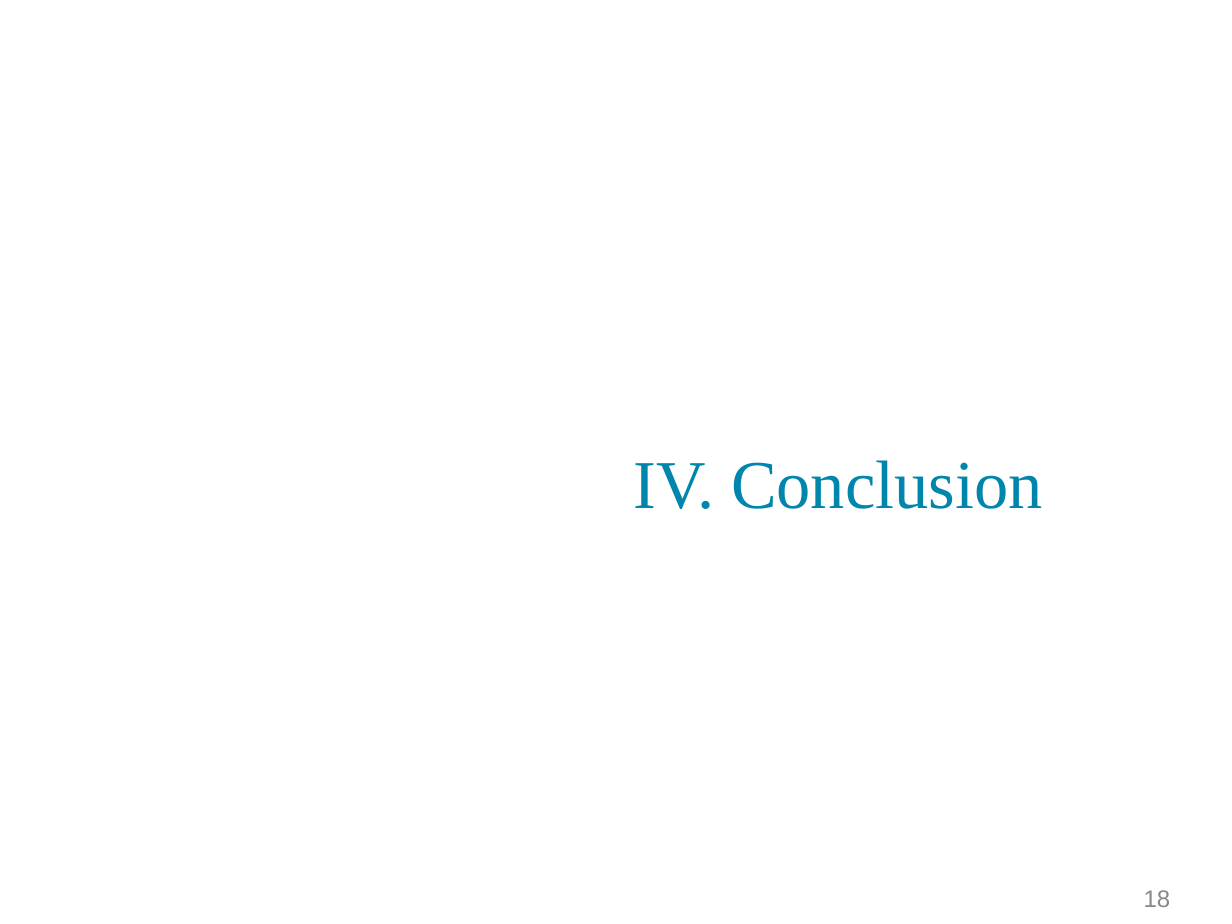
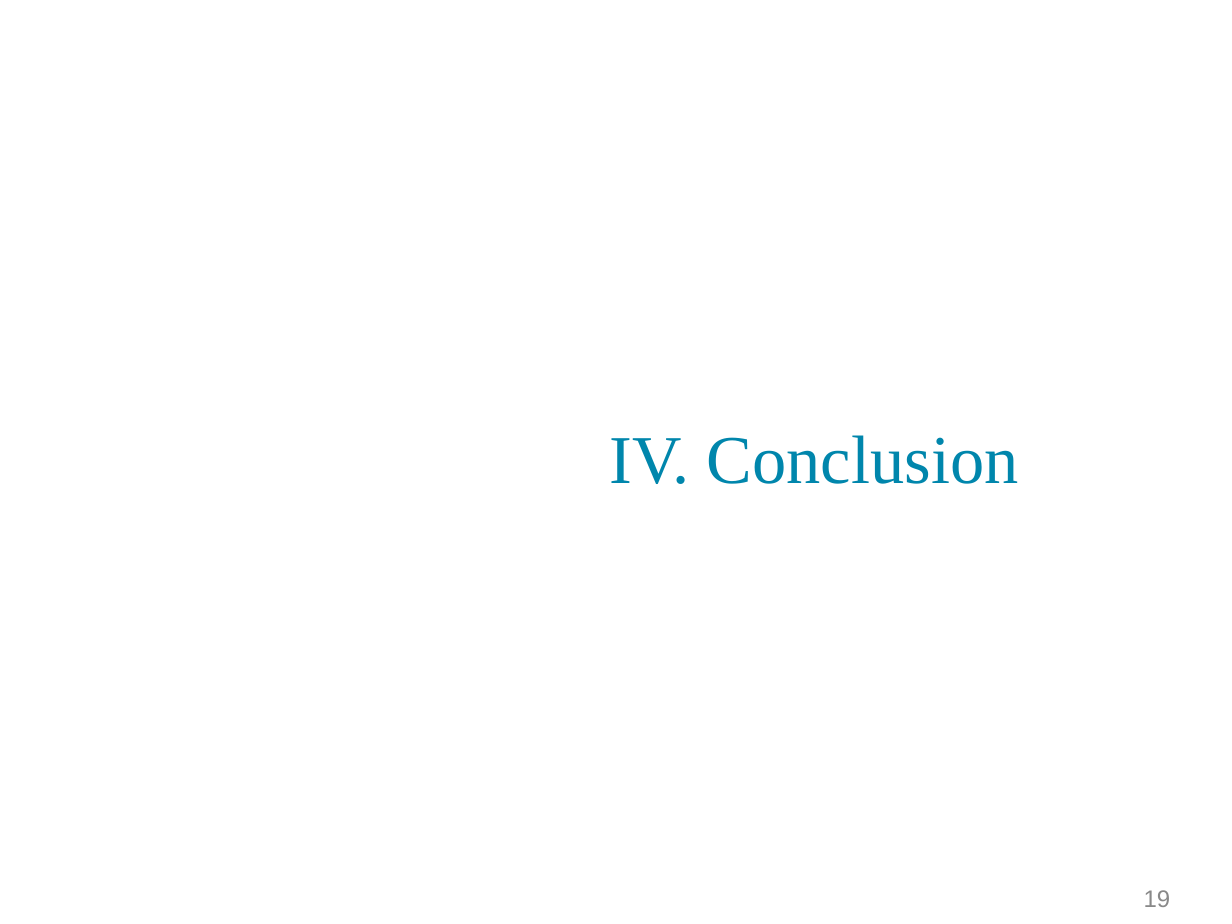
Before and after one commit to PinaudLucas/Projet, a slide deck: slide 19 of Romain/Revue_1.odp (slide 18 before the commit). Drawn at 1232x924 pixels with LibreOffice and Linux fonts; fonts in the diff are those of the drawing; background and template pictures are left out. Boxes give left, top, right and bottom in pixels: in the first picture for what was removed or moved away, otherwise in the second. Text is boxed around its words. In the diff, an @@ line names an element or a change of style, - is before the commit and + after.

```diff
--- a/Romain/Revue_1.odp
+++ b/Romain/Revue_1.odp
@@ title "IV. Conclusion": place and size @@
-title "IV. Conclusion" at (634,460,1042,509)
+title "IV. Conclusion" at (610,435,1018,484)
@@ page number at (1144,890,1171,907): text changed @@
-18
+19
```
Also in this commit, not shown: 4 other slides changed, 1 slide added, 1 other file.
